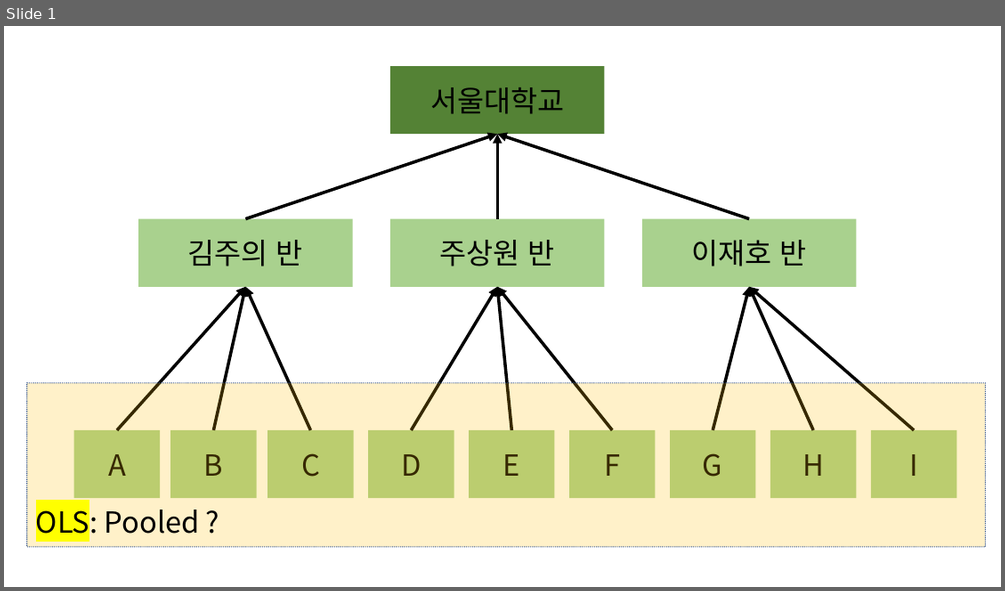
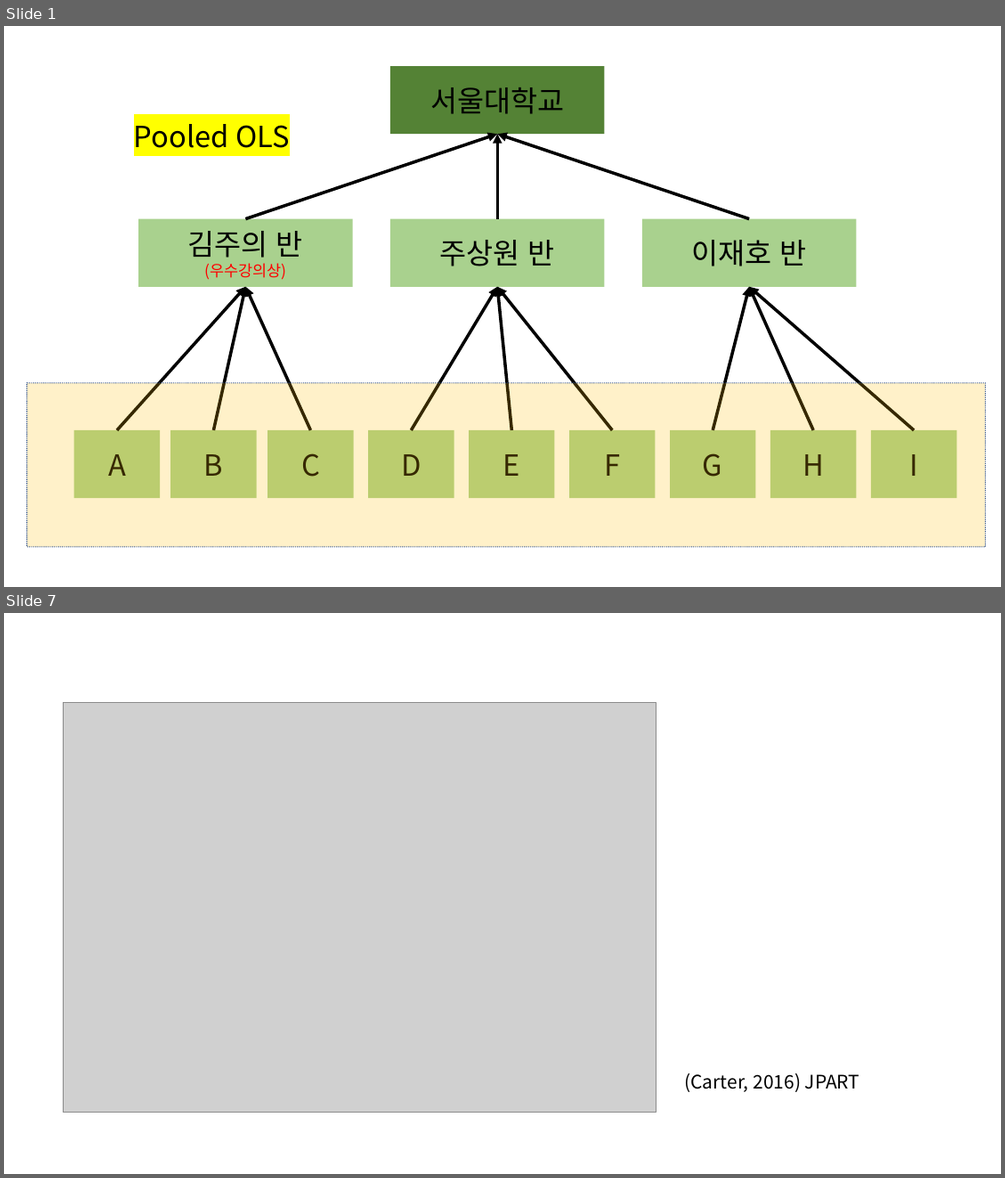
Before and after one commit to SangwonJu/HLM, a slide deck: 그림.pptx. Shown one above the other, each under a label of ours: slide 1 before the commit, slides 1 and 7 after it; the slides between them are not shown. The pictures are 1005x591 and 1005x1178 pixels, drawn with LibreOffice and Linux fonts; fonts in the diff are those of the drawing; grey boxes stand for pictures. Boxes give left, top, right and bottom in pixels: in the first picture for what was removed or moved away, otherwise in the second. Text is boxed around its words. In the diff, an @@ line names an element or a change of style, - is before the commit and + after.

```diff
--- a/그림.pptx
+++ b/그림.pptx
@@ slide 7 added at (4, 613, 1001, 1174), background #FFFFFF @@
@@ picture added at (63, 702, 656, 1112) @@
@@ text added at (684, 1073, 860, 1092), 18 pt, text #000000 @@
+(Carter, 2016) JPART
@@ slide 1 changed as well @@
@@ text at (134, 124, 290, 148): text changed @@
-OLS: Pooled ?
+Pooled OLS
@@ text in rectangle at (188, 231, 303, 280): text changed; size 28 to 15 pt; text colour #000000 to #FF0000 @@
-김주의 반
+김주의 반
+(우수강의상)
```
Also in this commit, not shown: 9 other slides added, 45 other files.
